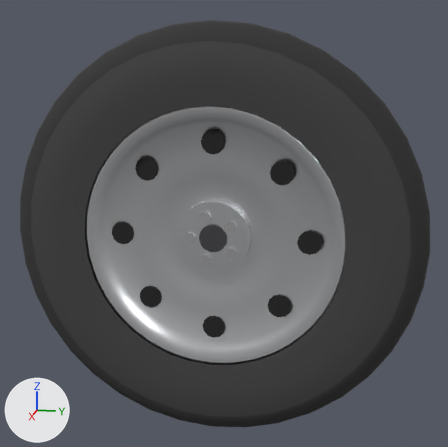
An edit to the glTF model assets/vehicles/wheel_steel.glb, drawn before and after from the same camera.
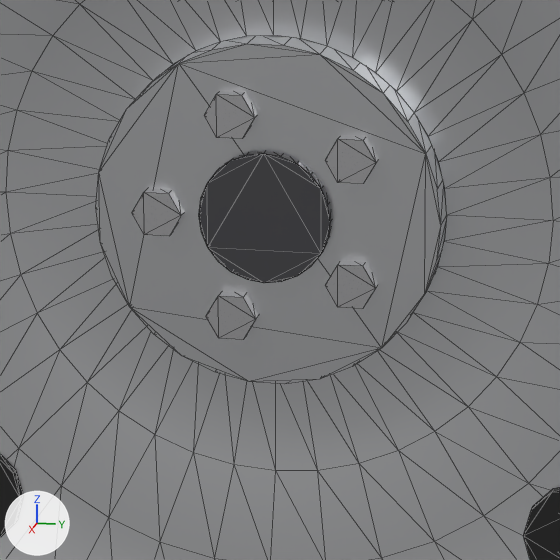
Each version appears first whole from a 50 mm camera at (2.97, 0.619, 0.783) aimed at (-0.014, 0.022, 0.037), and next in a close-up on the part from 35% to 61% of the width and 43% to 69% of the height. Every picture has the same lights, and +X, +Y and +Z are marked at lower left. The first two pictures are the older version. The close-ups show mesh edges as thin lines. Vertices at exactly the same position are counted once.

In view in the first close-up: 'wheel'.
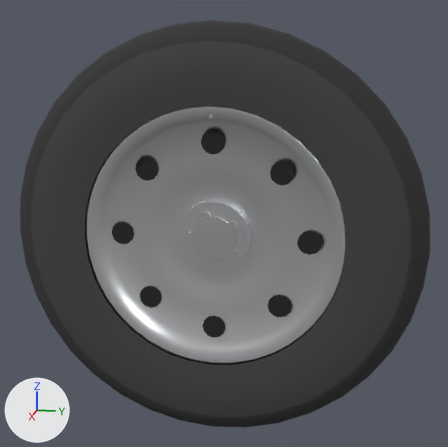
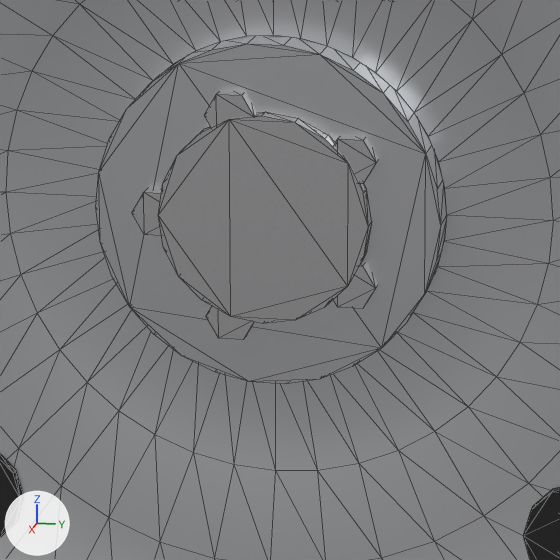
Boxes [x1, y1, x2, y2] around the edits, measured in the close-ups (560 x 560 px):
part 1 of me_wheel, added
    after: [158, 112, 372, 324]

The edits, one by one:
me_wheel is used by ob_wheel; location (0.0, 0.0, 0.0).
me_wheel had 1840 vertices, 3280 faces and spanned x -0.22..0.22, y -1.0..1.0, z -1.0..1.0.
me_wheel now has 1896 vertices, 3384 faces and spans x -0.22..0.22, y -1.0..1.0, z -1.0..1.0.
me_wheel part 1: a new loose piece, a 20-sided cylinder along x spanning x 0.14..0.158, y -0.109..0.109, z -0.109..0.109, in mat_chrome (white #e7e7ea).
Other edits to the shape of me_wheel do not show in these pictures.
